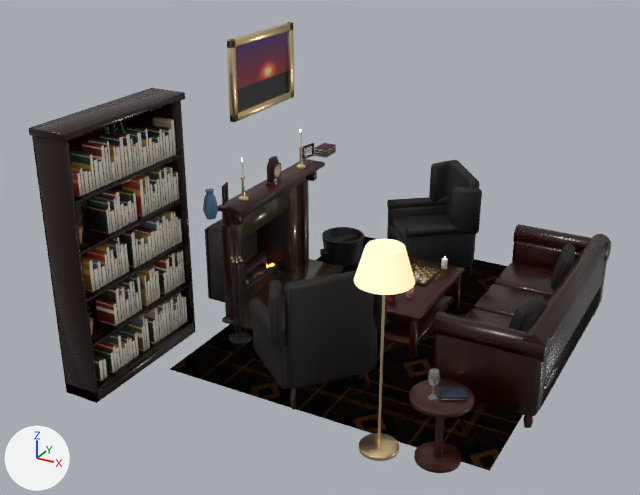
The glTF model assets/models/lounge.glb, before and after one commit.
The view is the same before and after, from a camera (50 mm lens) standing at (-3.94, -7.99, 4.22) and looking at (-7.51, -1.5, 0.98). The axes (+X, +Y, +Z) are drawn at lower left. The lights are the same throughout. The first picture is the older version. Vertices at exactly the same position are counted once.

Objects in the first picture: 'Book spines', 'Brass', 'Chesterfield leather', 'Firebox brick', 'Lamp shade', 'Mantel wood', 'Pages', 'Photos', 'Rug', 'Shelf wood', 'Surround marble', 'Wingback velvet' and 13 more.
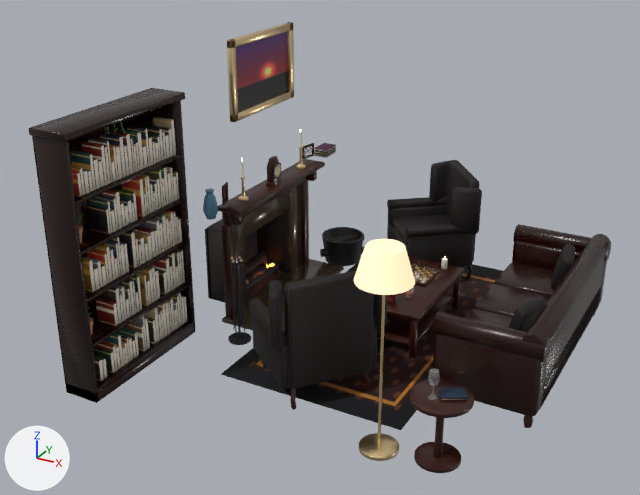
Where the change shows, as pixel boxes (x1, y1, x2, y2) in the pictures (640 x 495 px; the box of a moved part takes in the faces that stretch with it):
'Rug', reshaped: before (170, 236, 523, 471); after (221, 261, 503, 430)
part 1 of me_rug, moved or reshaped: before (170, 236, 523, 471); after (221, 261, 503, 430)
part 2 of me_rug, deleted: before (170, 236, 521, 470)

Edits to the bpy script that builds the scene:
```text
Change me_rug:
    used by ob_rug; location = (0.0, 0.0, 0.0)
    remove me_rug.from_pydata(...)  # 60 vertices, 110 faces; spans x -8.45..-5.45, y -2.6..1.0, z 0.0..0.01
    add me_rug.from_pydata(...)  # 56 vertices, 108 faces; spans x -7.99..-6.24, y -2.45..0.85, z 0.0..0.01
    me_rug part 1: the loose piece of 56 vertices spanning x -8.45..-5.45, y -2.6..1.0, z 0.0..0.01 is scaled about its middle by (0.582, 0.916, 2), then moved by (-0.17, 0.0, 0.0)
    me_rug part 2: the loose piece of 4 vertices spanning x -8.45..-5.45, y -2.6..1.0, z 0.01 is deleted
```
